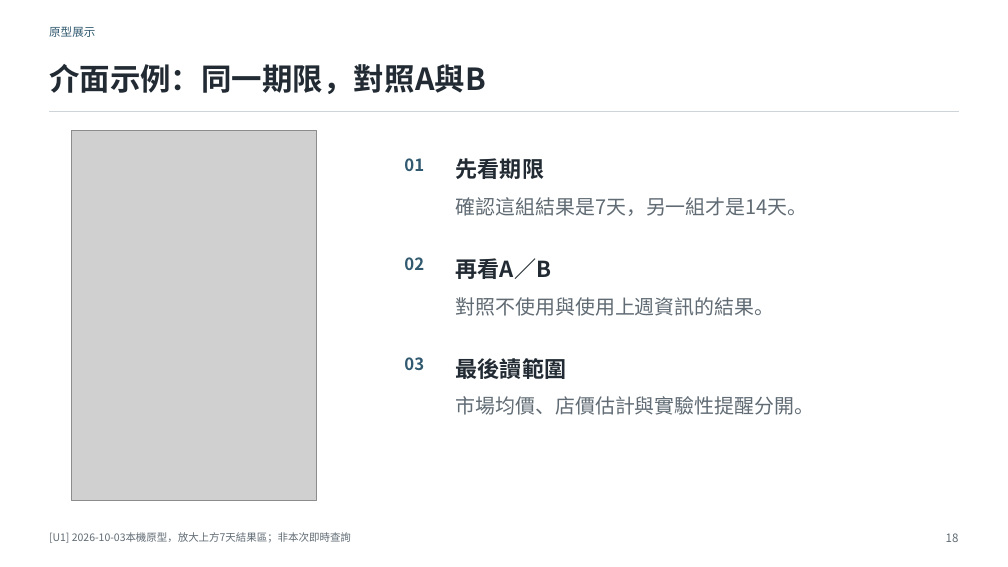
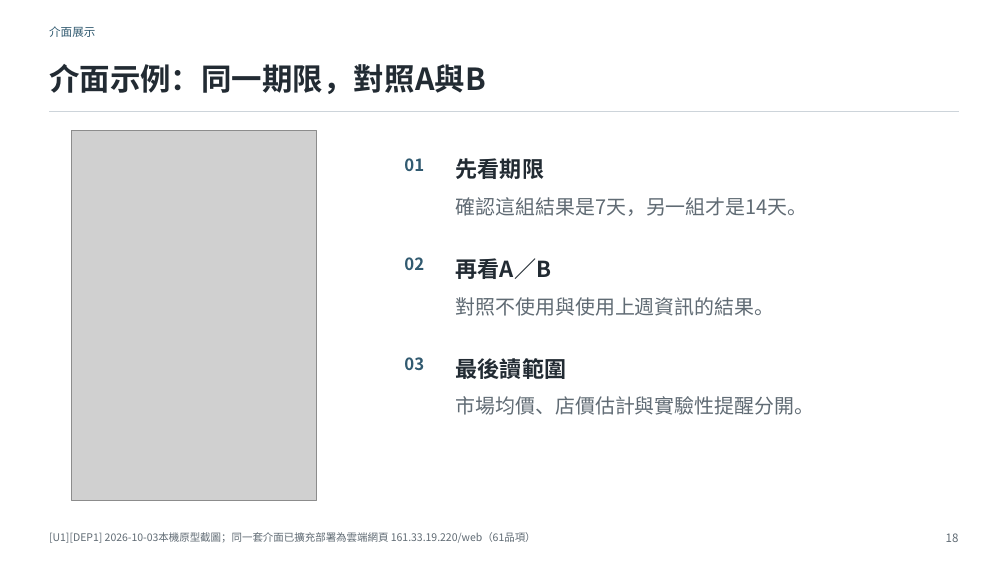
Before and after one commit to prometheans152/FreshMarketPriceForecastAgent, a slide deck: slide 18 of slides/proposal_v7/FMPA_Proposal_v7.pptx. Drawn at 1008x567 pixels with LibreOffice and Linux fonts; fonts in the diff are those of the drawing; grey boxes stand for pictures. Boxes give left, top, right and bottom in pixels: in the first picture for what was removed or moved away, otherwise in the second. Text is boxed around its words. In the diff, an @@ line names an element or a change of style, - is before the commit and + after.

```diff
--- a/slides/proposal_v7/FMPA_Proposal_v7.pptx
+++ b/slides/proposal_v7/FMPA_Proposal_v7.pptx
@@ text at [49, 26, 95, 37]: text changed @@
-原型展示
+介面展示
@@ text at [49, 532, 536, 543]: text changed @@
-[U1] 2026-10-03本機原型，放大上方7天結果區；非本次即時查詢
+[U1][DEP1] 2026-10-03本機原型截圖；同一套介面已擴充部署為雲端網頁 161.33.19.220/web（61品項）
```
Also in this commit, not shown: 4 other slides changed, 1 slide added, 1 slide removed, 7 other files.
